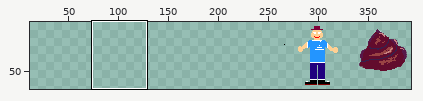
Two versions of one sprite sheet, android/assets/images/man.pack.png. The picture above shows the old version from afar; the outline marks the close-up.
Close-up. Before the commit:
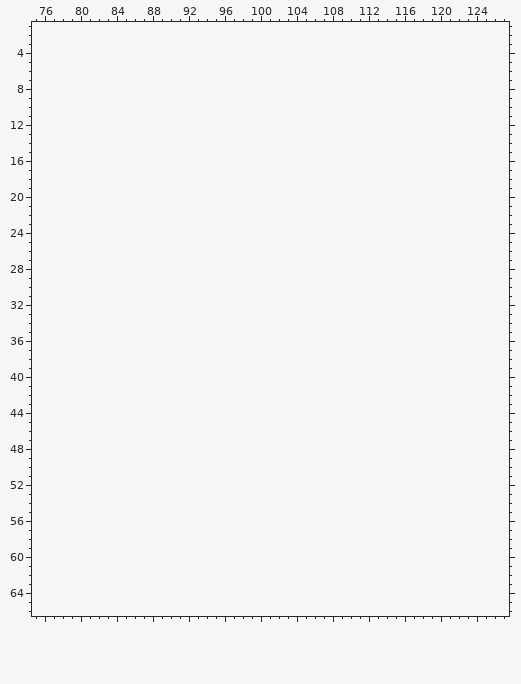
The file is 256x128 pixels. Pixels under 10% opacity are left out. Colours within 5 levels of each other are drawn and written as one. Shown: x 75..127, y 1..66. The old version is drawn lined up with the new one, on the new canvas. The wide view leaves out empty margins. The commit also changed other parts of the picture, which this record leaves out.
After:
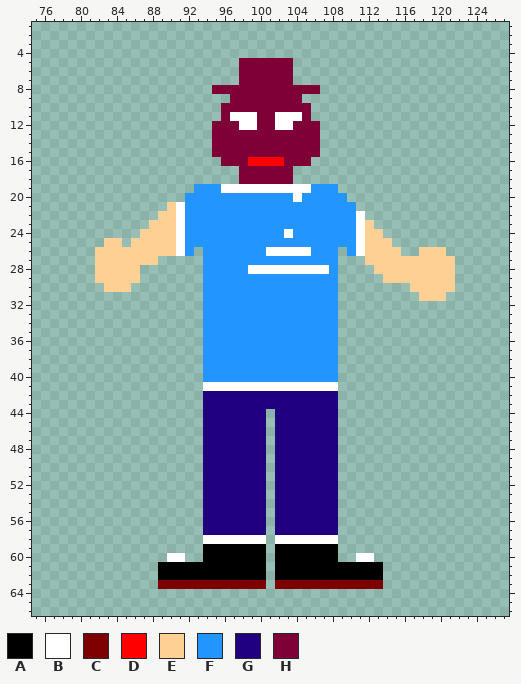
Palette (. is transparent): A #000000  B #ffffff  C #7f0000  D #ff0000  E #ffd093  F #2395ff  G #21007f  H #7f0037
From old to new:
canvas 256x128 -> 512x128, the old top-left corner now at 264,0 (the part of the old canvas that was cut away was empty and is not shown)
@@ x 75..127 @@
  4 .....................................................
- 5 .....................................................
- 6 .....................................................
- 7 .....................................................
- 8 .....................................................
- 9 .....................................................
-10 .....................................................
-11 .....................................................
-12 .....................................................
-13 .....................................................
-14 .....................................................
-15 .....................................................
-16 .....................................................
-17 .....................................................
-18 .....................................................
-19 .....................................................
-20 .....................................................
-21 .....................................................
-22 .....................................................
-23 .....................................................
-24 .....................................................
-25 .....................................................
-26 .....................................................
-27 .....................................................
-28 .....................................................
-29 .....................................................
-30 .....................................................
-31 .....................................................
-32 .....................................................
-33 .....................................................
-34 .....................................................
-35 .....................................................
-36 .....................................................
-37 .....................................................
-38 .....................................................
-39 .....................................................
-40 .....................................................
-41 .....................................................
-42 .....................................................
-43 .....................................................
-44 .....................................................
-45 .....................................................
-46 .....................................................
-47 .....................................................
-48 .....................................................
-49 .....................................................
-50 .....................................................
-51 .....................................................
-52 .....................................................
-53 .....................................................
-54 .....................................................
-55 .....................................................
-56 .....................................................
-57 .....................................................
-58 .....................................................
-59 .....................................................
-60 .....................................................
-61 .....................................................
-62 .....................................................
-63 .....................................................
+ 5 .......................HHHHHH........................
+ 6 .......................HHHHHH........................
+ 7 .......................HHHHHH........................
+ 8 ....................HHHHHHHHHHHH.....................
+ 9 ......................HHHHHHHH.......................
+10 .....................HHHHHHHHHH......................
+11 .....................HBBBHHBBBH......................
+12 ....................HHHBBHHBBHHH.....................
+13 ....................HHHHHHHHHHHH.....................
+14 ....................HHHHHHHHHHHH.....................
+15 ....................HHHHHHHHHHHH.....................
+16 .....................HHHDDDDHHH......................
+17 .......................HHHHHH........................
+18 .......................HHHHHH........................
+19 ..................FFFBBBBBBBBBBFFF...................
+20 .................FFFFFFFFFFFFBFFFFF..................
+21 ...............EBFFFFFFFFFFFFFFFFFFF.................
+22 ..............EEBFFFFFFFFFFFFFFFFFFFB................
+23 .............EEEBFFFFFFFFFFFFFFFFFFFBE...............
+24 ............EEEEBFFFFFFFFFFFBFFFFFFFBEE..............
+25 ........EE.EEEEEBFFFFFFFFFFFFFFFFFFFBEEE.............
+26 .......EEEEEEEEEBF.FFFFFFFBBBBBFFF.FBEEEE..EEE.......
+27 .......EEEEEEE.....FFFFFFFFFFFFFFF...EEEEEEEEEE......
+28 .......EEEEE.......FFFFFBBBBBBBBBF....EEEEEEEEE......
+29 .......EEEEE.......FFFFFFFFFFFFFFF.....EEEEEEEE......
+30 ........EEE........FFFFFFFFFFFFFFF........EEEEE......
+31 ...................FFFFFFFFFFFFFFF.........EEE.......
+32 ...................FFFFFFFFFFFFFFF...................
+33 ...................FFFFFFFFFFFFFFF...................
+34 ...................FFFFFFFFFFFFFFF...................
+35 ...................FFFFFFFFFFFFFFF...................
+36 ...................FFFFFFFFFFFFFFF...................
+37 ...................FFFFFFFFFFFFFFF...................
+38 ...................FFFFFFFFFFFFFFF...................
+39 ...................FFFFFFFFFFFFFFF...................
+40 ...................FFFFFFFFFFFFFFF...................
+41 ...................BBBBBBBBBBBBBBB...................
+42 ...................GGGGGGGGGGGGGGG...................
+43 ...................GGGGGGGGGGGGGGG...................
+44 ...................GGGGGGG.GGGGGGG...................
+45 ...................GGGGGGG.GGGGGGG...................
+46 ...................GGGGGGG.GGGGGGG...................
+47 ...................GGGGGGG.GGGGGGG...................
+48 ...................GGGGGGG.GGGGGGG...................
+49 ...................GGGGGGG.GGGGGGG...................
+50 ...................GGGGGGG.GGGGGGG...................
+51 ...................GGGGGGG.GGGGGGG...................
+52 ...................GGGGGGG.GGGGGGG...................
+53 ...................GGGGGGG.GGGGGGG...................
+54 ...................GGGGGGG.GGGGGGG...................
+55 ...................GGGGGGG.GGGGGGG...................
+56 ...................GGGGGGG.GGGGGGG...................
+57 ...................GGGGGGG.GGGGGGG...................
+58 ...................BBBBBBB.BBBBBBB...................
+59 ...................AAAAAAA.AAAAAAA...................
+60 ...............BB..AAAAAAA.AAAAAAA..BB...............
+61 ..............AAAAAAAAAAAA.AAAAAAAAAAAA..............
+62 ..............AAAAAAAAAAAA.AAAAAAAAAAAA..............
+63 ..............CCCCCCCCCCCC.CCCCCCCCCCCC..............
 64 .....................................................
Pixel boxes of the changes (left, top, right, bottom) in both close-ups:
added: (95, 58, 455, 589)
